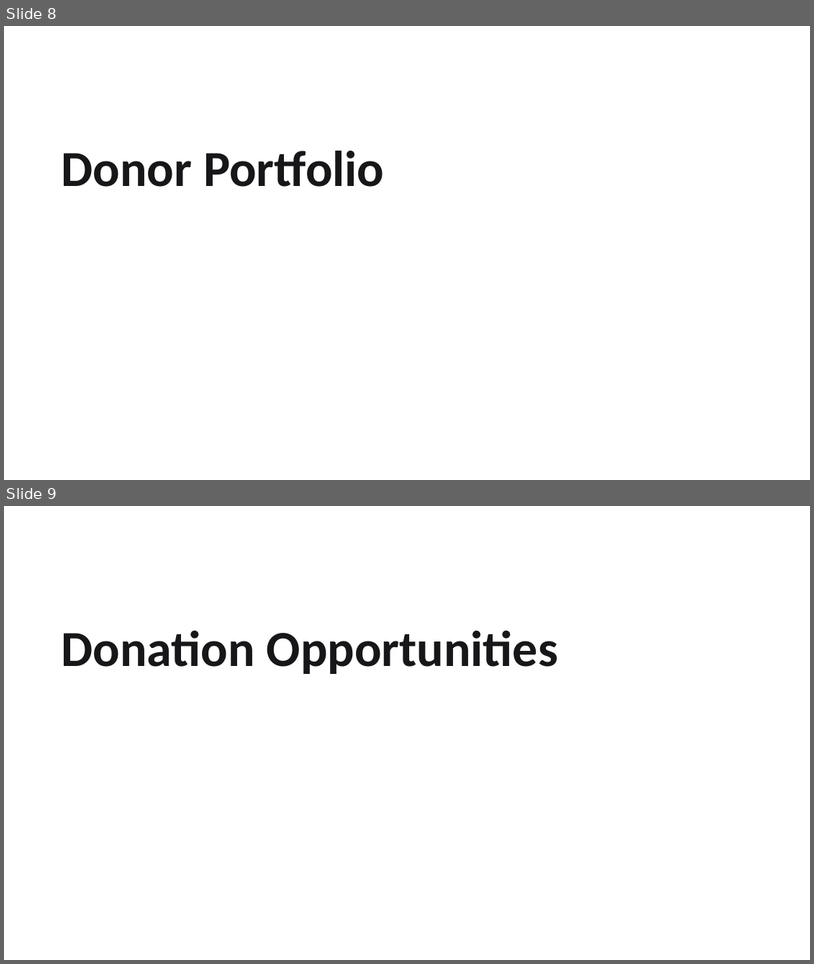
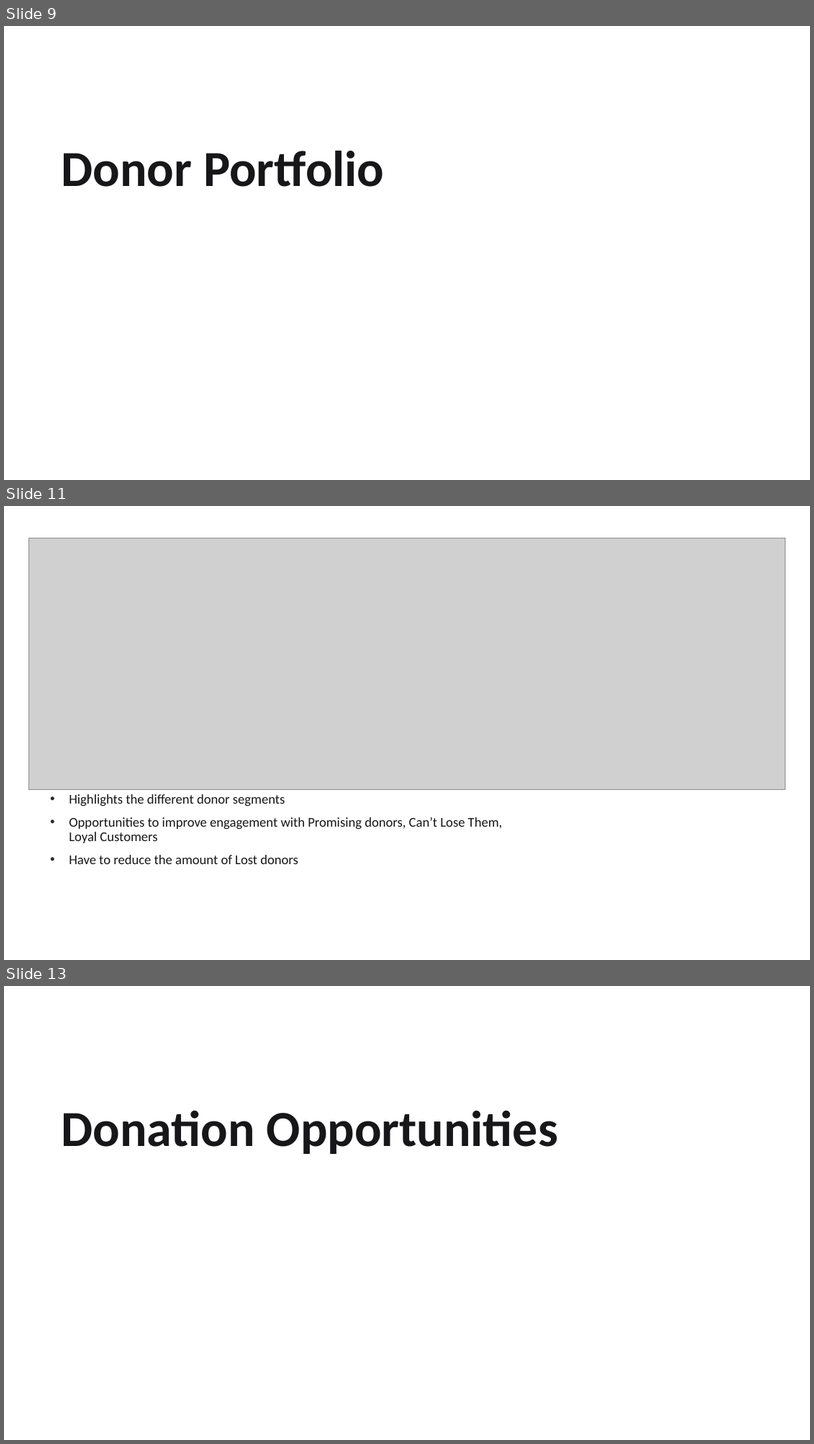
Before and after one commit to edimaudo/hackathon_coding_challenges, a slide deck: Apra/2025/apra_2025/Apra 2025 Data Science Challenge Deck.pptx. Shown one above the other, each under a label of ours: slides 8 and 9 before the commit, slides 9, 11 and 13 after it; the slides between them are not shown. The pictures are 814x964 and 814x1444 pixels, drawn with LibreOffice and Linux fonts; fonts in the diff are those of the drawing; grey boxes stand for pictures; background and template pictures are left out. Boxes give left, top, right and bottom in pixels: in the first picture for what was removed or moved away, otherwise in the second. Text is boxed around its words. In the diff, an @@ line names an element or a change of style, - is before the commit and + after.

```diff
--- a/Apra/2025/apra_2025/Apra 2025 Data Science Challenge Deck.pptx
+++ b/Apra/2025/apra_2025/Apra 2025 Data Science Challenge Deck.pptx
@@ slide 11 added at bbox=[4, 506, 810, 960], background picture (left out) @@
@@ picture added at bbox=[28, 538, 786, 789] @@
@@ text added at bbox=[69, 794, 503, 864], 16 pt, text #171618 @@
+• Highlights the different donor segments
+• Opportunities to improve engagement with Promising donors, Can’t Lose Them, Loyal Customers
+• Have to reduce the amount of Lost donors
@@ what was slide 8 is now slide 9 @@
@@ what was slide 9 is now slide 13 @@
```
Also in this commit, not shown: 1 slide changed, 8 other slides added, 3 slides removed.
